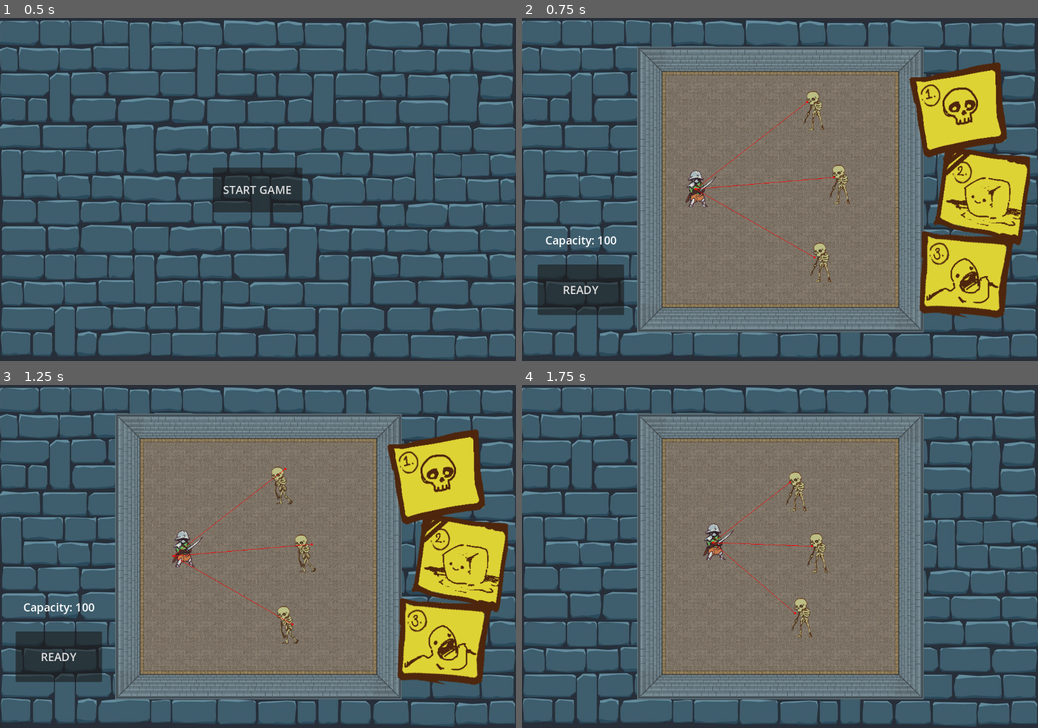
Above: before the commit, frames 1-4 (two rows, left to right).
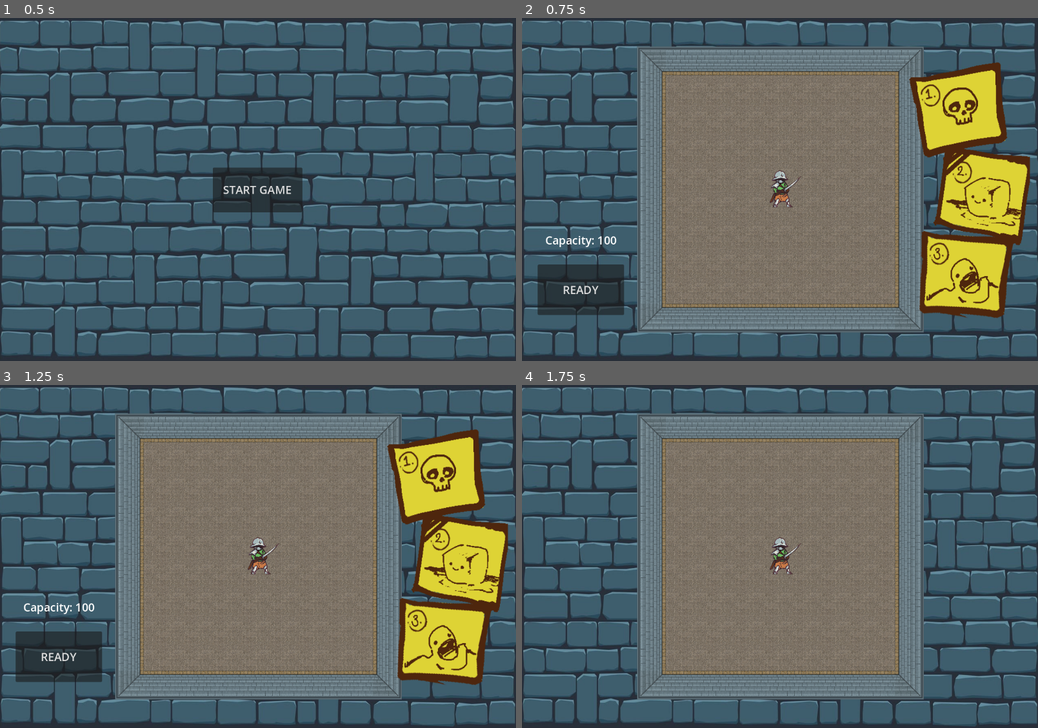
Above: after the commit, the same moments.

Repository: twobles/ecs-179-project-dungeon-dept
Game: Godot game, scene res://scenes/start_menu.tscn
Two runs of this game, one before a commit and one after it. Both use one fixed random seed, a clock stepped at 60 frames per second and the inputs below.
Inputs:
- Up to frame 1 (0.5 s): no input
- Up to frame 2 (0.75 s): click "START GAME" at 0.5 s
- Up to frame 3 (1.25 s): no input
- Up to frame 4 (1.75 s): click "READY" at 1.25 s

Frame 1 is identical in both runs. In frame 2, 1.3% of the frame differs, in the area x 31-64%, y 21-77%; in frame 3, 1.3%; in frame 4, 1.2%.

Commit message:
Add entity manager to assign targets only after player presses ready

Diff:
--- a/dungeon_dept/scenes/dungeon.tscn
+++ b/dungeon_dept/scenes/dungeon.tscn
@@ -5,7 +5,7 @@
 [ext_resource type="Texture2D" uid="uid://10psr2qk7bpd" path="res://assets/64x64_dungeon_sheet.png" id="2_nckn2"]
 [ext_resource type="Texture2D" uid="uid://bod1q3ibcmp1a" path="res://assets/brick-4956032_1280.jpg" id="2_pk53s"]
 [ext_resource type="PackedScene" uid="uid://b350tl00c4f2w" path="res://scenes/knight.tscn" id="4_tktlv"]
-[ext_resource type="PackedScene" uid="uid://b7gc6l44qv5ep" path="res://scenes/skeleton.tscn" id="7_4hihk"]
+[ext_resource type="Script" path="res://scripts/entity_manager.gd" id="6_ichww"]
 [ext_resource type="Texture2D" uid="uid://bg64lfk6l2yy0" path="res://assets/ecs179_UI_test.png" id="7_e3ojl"]
 [ext_resource type="Script" path="res://scripts/build_menu.gd" id="9_r383d"]
 
@@ -131,24 +131,12 @@
 position = Vector2(255, 65)
 navigation_polygon = SubResource("NavigationPolygon_xlcvp")
 
-[node name="Knight" parent="Board" node_paths=PackedStringArray("target") groups=["adventurers"] instance=ExtResource("4_tktlv")]
-position = Vector2(387, 383)
-target = NodePath("../Skeleton")
+[node name="EntityManager" type="Node" parent="Board"]
+script = ExtResource("6_ichww")
 
-[node name="Skeleton" parent="Board" node_paths=PackedStringArray("target") groups=["monsters"] instance=ExtResource("7_4hihk")]
-position = Vector2(637, 188)
-scale = Vector2(0.35, 0.35)
-target = NodePath("../Knight")
-
-[node name="Skeleton2" parent="Board" node_paths=PackedStringArray("target") groups=["monsters"] instance=ExtResource("7_4hihk")]
-position = Vector2(696, 357)
-scale = Vector2(0.35, 0.35)
-target = NodePath("../Knight")
-
-[node name="Skeleton3" parent="Board" node_paths=PackedStringArray("target") groups=["monsters"] instance=ExtResource("7_4hihk")]
-position = Vector2(653, 536)
-scale = Vector2(0.35, 0.35)
-target = NodePath("../Knight")
+[node name="Knight" parent="Board" groups=["adventurers"] instance=ExtResource("4_tktlv")]
+position = Vector2(581, 379)
+target = NodePath("")
 
 [node name="BuildMenu" type="Node2D" parent="Board"]
 script = ExtResource("9_r383d")
--- a/dungeon_dept/scripts/build_menu.gd
+++ b/dungeon_dept/scripts/build_menu.gd
@@ -9,6 +9,7 @@
 @onready var ready_button = $ReadyButton
 @onready var boundary = $Boundary
 @onready var capacity = $Capacity
+@onready var entity_manager := $"../EntityManager"
 
 #@onready var skeleton_icon = $SkeletonIcon
 #@onready var skeleton_info = $SkeletonInfo
@@ -31,6 +32,7 @@
 	ready_button.hide()
 	capacity.hide()
 	boundary.hide()
+	entity_manager.assign_targets()
 
 
 
@@ -73,8 +75,8 @@
 				var monster_instance := monster_factory.spawn(MonsterFactory.MonsterType.SKELETON)
 				monster_instance.scale = Vector2(0.35, 0.35)
 				monster_instance.position = get_global_mouse_position()
-				monster_instance.target = get_tree().get_nodes_in_group("adventurers").pick_random()
 				monster_instance.add_to_group("monsters")
+				entity_manager.monsters.push_back(monster_instance)
 				get_parent().add_child(monster_instance)
 				Autoscript.capacity -= 6
 				_remove_current_icon()
--- a/dungeon_dept/scripts/entity.gd
+++ b/dungeon_dept/scripts/entity.gd
@@ -22,7 +22,7 @@
 @export var type: AttackType
 
 @export var movement_speed: float = DEFAULT_MOVE_VELOCITY
-@export var target: CharacterBody2D
+@export var target: Entity
 @export var space: float = 50.0
 @export var separation_force: float = 500.0
 
--- a/dungeon_dept/scripts/entity_list.gd
+++ /dev/null
@@ -1,7 +0,0 @@
-extends Node
-
-var adventurers:Array = []
-var monsters:Array = []
-
-
-func
--- /dev/null
+++ b/dungeon_dept/scripts/entity_manager.gd
@@ -0,0 +1,15 @@
+class_name EntityManager
+extends Node
+
+var adventurers: Array = []
+var monsters: Array = []
+
+
+func assign_targets() -> void:
+	for adventurer in adventurers:
+		if adventurer.target == null:
+			adventurer.target = get_tree().get_nodes_in_group("monsters").pick_random()
+
+	for monster in monsters:
+		if monster.target == null:
+			monster.target = get_tree().get_nodes_in_group("adventurers").pick_random()
